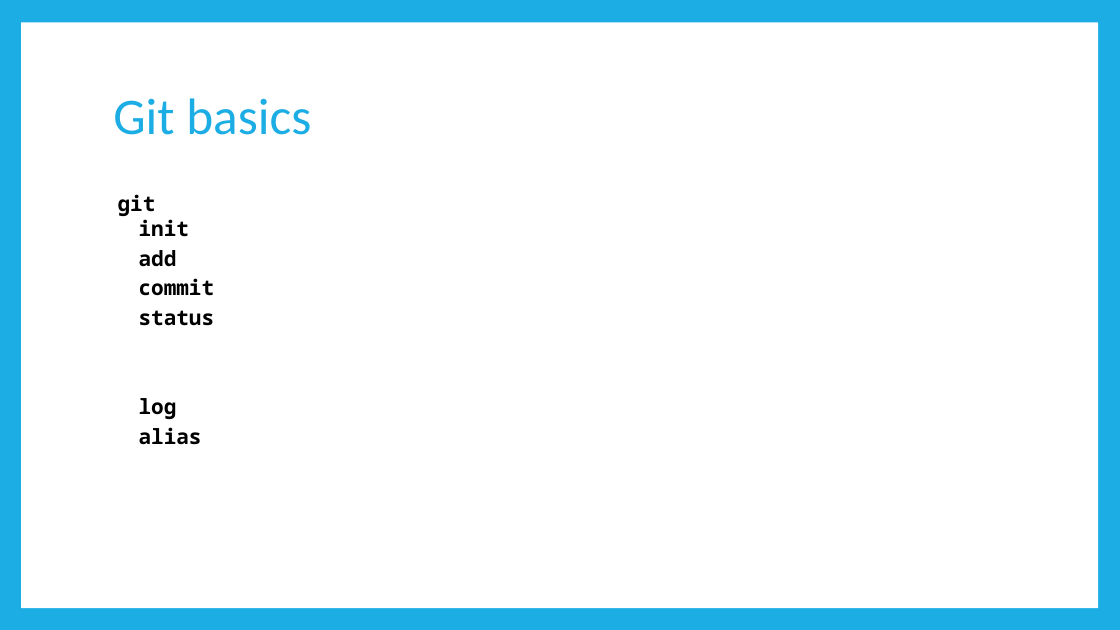
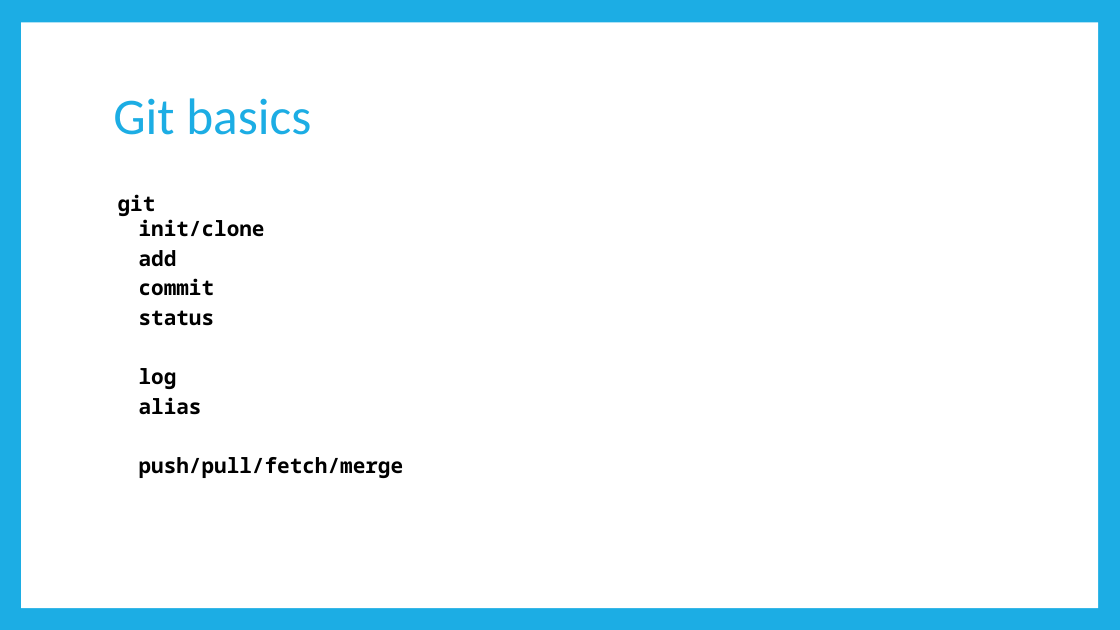
Before and after one commit to paulmey/learngit, a slide deck: slide 2 of Github.pptx. Drawn at 1120x630 pixels with LibreOffice and Linux fonts; fonts in the diff are those of the drawing. Boxes give left, top, right and bottom in pixels: in the first picture for what was removed or moved away, otherwise in the second. Text is boxed around its words. In the diff, an @@ line names an element or a change of style, - is before the commit and + after.

Commit message:
Add mention of gitextensions & update basics slide

```diff
--- a/Github.pptx
+++ b/Github.pptx
@@ text at (x1=139, y1=219, x2=265, y2=237): text changed @@
-  init
+  init/clone
@@ text at (x1=139, y1=457, x2=404, y2=478): paragraph added @@
+  push/pull/fetch/merge
```
Also in this commit, not shown: 1 other slide changed.
